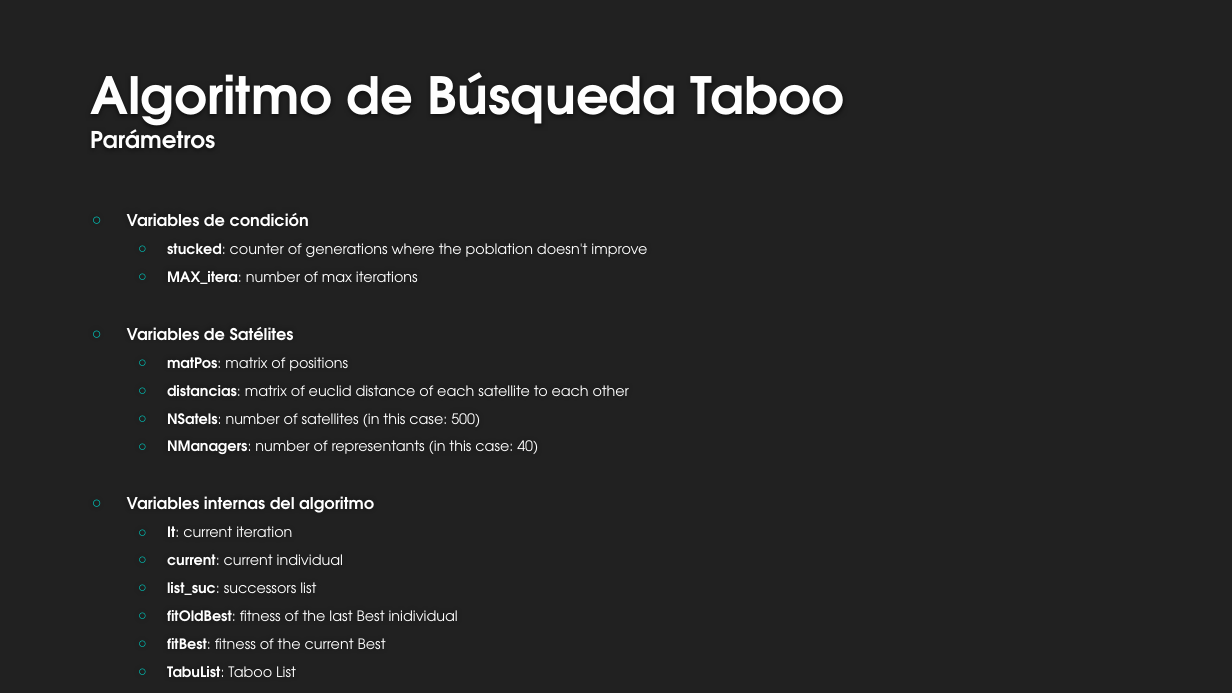
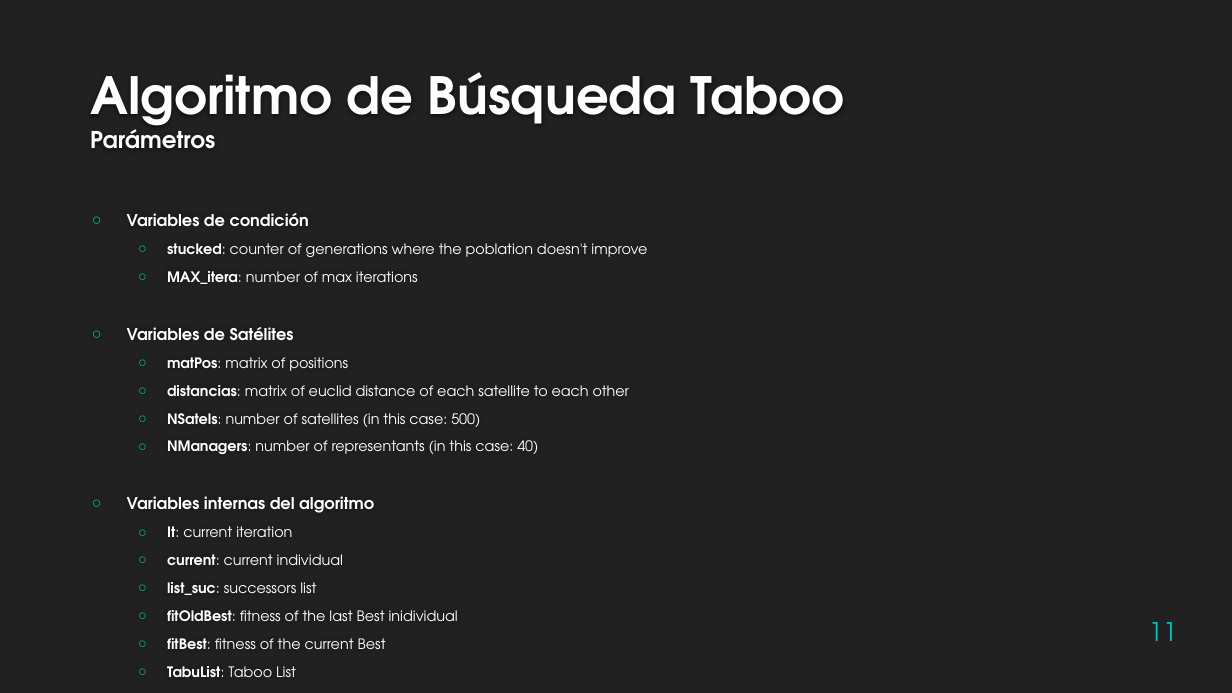
Before and after one commit to rafaroman18/SatellitesIS, a slide deck: slide 11 of TrabajoSI.pptx. Drawn at 1232x693 pixels with LibreOffice and Linux fonts; fonts in the diff are those of the drawing; background and template pictures are left out. Boxes give left, top, right and bottom in pixels: in the first picture for what was removed or moved away, otherwise in the second. Text is boxed around its words. In the diff, an @@ line names an element or a change of style, - is before the commit and + after.

```diff
--- a/TrabajoSI.pptx
+++ b/TrabajoSI.pptx
@@ page number added at [1149, 622, 1177, 641], 20 pt, text #00C6BB @@
+11
```
Also in this commit, not shown: 16 other slides changed, 1 slide added.
